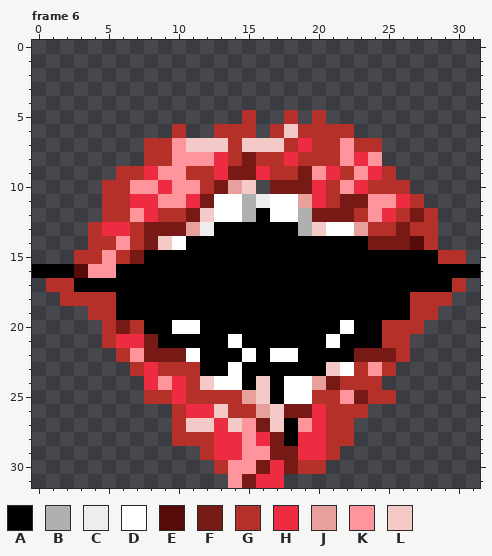
A pixel-art file gets an edit: Assets/Sprites/Shekhinah/mouth/mouth.ase. Above is the file before it was changed.
32x32 pixels, 6 frames. Colours within 5 levels of each other are drawn and written as one. Shown: frame 6. The commit also changed other frames, which this record leaves out.
Palette (. is transparent): A #000000  B #b0b0b0  C #ededed  D #ffffff  E #550c08  F #771914  G #b43029  H #ee2c41  J #e8a09c  K #ff959c  L #f4cac8
The same view after the edit:
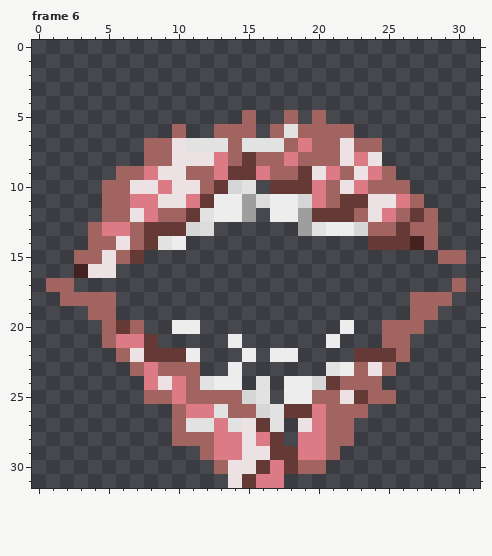
Change:
@@ palette @@
-B #b0b0b0
+B #9e9e9e
-C #ededed
+C #dcdcdc
-D #ffffff
+D #ededed
-E #550c08
+E #43211f
-F #771914
+F #653936
-G #b43029
+G #a26461
-H #ee2c41
+H #dc7a85
-J #e8a09c
+J #d6d6d6
-K #ff959c
+K #ede2e3
-L #f4cac8
+L #e2e2e2
--- frame 6
@@ x 0..31 @@
 11 .....GGHHKKHFDDBCDDJHGFFKKHG....
-12 .....GGKHGGFLDDBADDBFFFGKHGFG...
-13 ....GHHGFFFJCAAAAAABLDDJGGFGG...
-14 ....GGKGFLDAAAAAAAAAAAAAFFFEG...
-15 ...GGKGFAAAAAAAAAAAAAAAAAAAAAGG.
-16 AAAEKKAAAAAAAAAAAAAAAAAAAAAAAAAA
-17 .GGAAAAAAAAAAAAAAAAAAAAAAAAAAAG.
-18 ..GGGGAAAAAAAAAAAAAAAAAAAAAGGG..
-19 ....GGAAAAAAAAAAAAAAAAAAAAAGG...
-20 .....GFGAADDAAAAAAAAAADAAGGG....
-21 .....GHHFAAAAADAAAAAADAAAGG.....
-22 ......GKFFFDAAADADDAAAAFFFG.....
-23 .......GHGGGAADAAAAAALDGKG......
-24 ........HKHGLDDALADDJFGGG.......
-25 ........GGHGGGGJLADDGGKFGG......
+12 .....GGKHGGFLDDB.DDBFFFGKHGFG...
+13 ....GHHGFFFJC......BLDDJGGFGG...
+14 ....GGKGFLD.............FFFEG...
+15 ...GGKGF.....................GG.
+16 ...EKK..........................
+17 .GG...........................G.
+18 ..GGGG.....................GGG..
+19 ....GG.....................GG...
+20 .....GFG..DD..........D..GGG....
+21 .....GHHF.....D......D...GG.....
+22 ......GKFFFD...D.DD....FFFG.....
+23 .......GHGGG..D......LDGKG......
+24 ........HKHGLDD.L.DDJFGGG.......
+25 ........GGHGGGGJL.DDGGKFGG......
 26 ..........GHHLGGJLFFHGGG........
-27 ..........GLLHLKFLAKHGG.........
-28 ..........GGGHHKHFAHHGG.........
+27 ..........GLLHLKFL.KHGG.........
+28 ..........GGGHHKHF.HHGG.........
 29 ............GHHKKFFHHG..........
